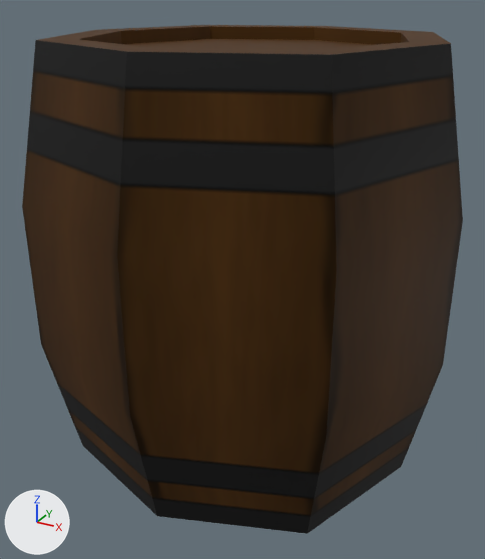
A saved change to the Blender file data/models/powder_keg/powder_keg.blend.
Rendered twice from a 50 mm camera at (1.48, -2.75, 1.21) aimed at (0.0, -0.07, -0.14). Lighting does not change. The marker at lower left points along +X, +Y and +Z. The older version comes first.

The older version as bpy lines, for what is in view:
```python
me_cube = bpy.data.meshes.new('Cube')
me_cube.from_pydata(...)  # 66 vertices, 64 faces; spans x -1.0..1.0, y -1.0..1.0, z -1.0..1.0
me_cube.polygons.foreach_set('use_smooth', [True] * 64)
me_cube.materials.append(mat_material)
ob_cube = bpy.data.objects.new('Cube', me_cube)
ob_cube.location = (0.0, 0.0, 0.0)
```
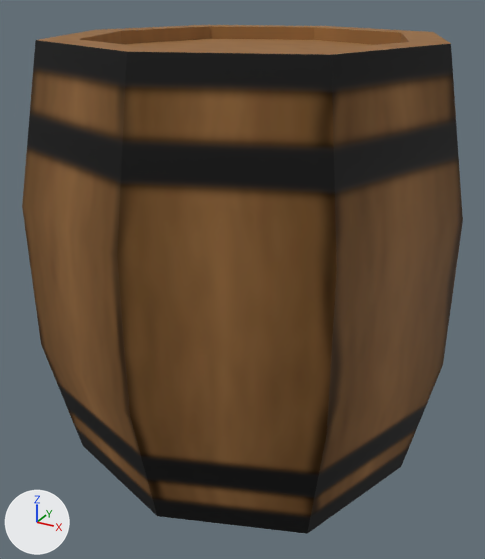
The newer file is also rescaled (x10.0), turned or shifted as a whole; pictures and numbers use the older file's frame.

Changed parts and their boxes [x1, y1, x2, y2] in the pictures (485 x 559 px):
'Cube', recoloured (lighter): [22, 25, 463, 519] in both

The change in detail:
Picture 'power_keg_albedo.tiff' (img_power_keg_albedo_tiff) is new.
Material 'powder_keg_material' (mat_powder_keg_material) is new.
Uses the picture img_power_keg_albedo_tiff.
Uses the picture img_power_keg_specular_png.
me_cube has 66 vertices, 64 faces and spans x -1.0..1.0, y -1.0..1.0, z -1.0..1.0.
me_cube no longer uses material mat_material.
me_cube gains material mat_powder_keg_material.
